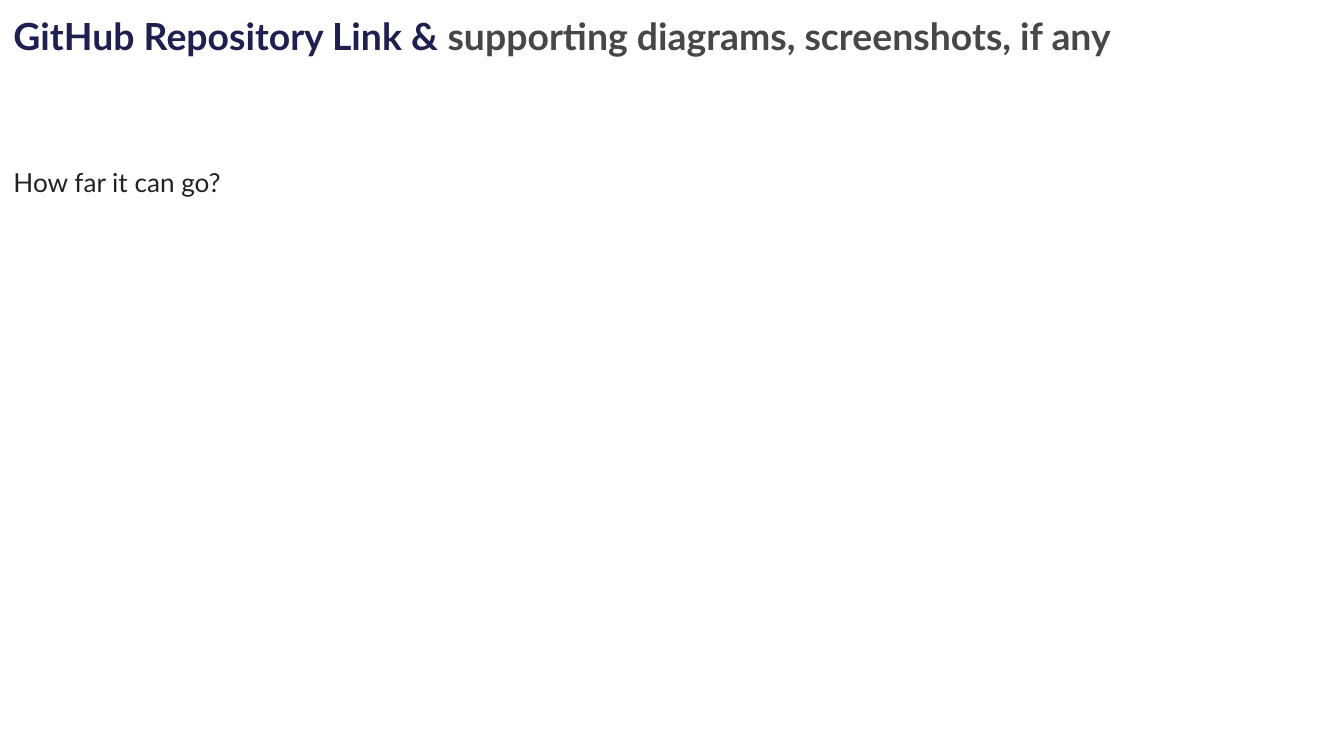
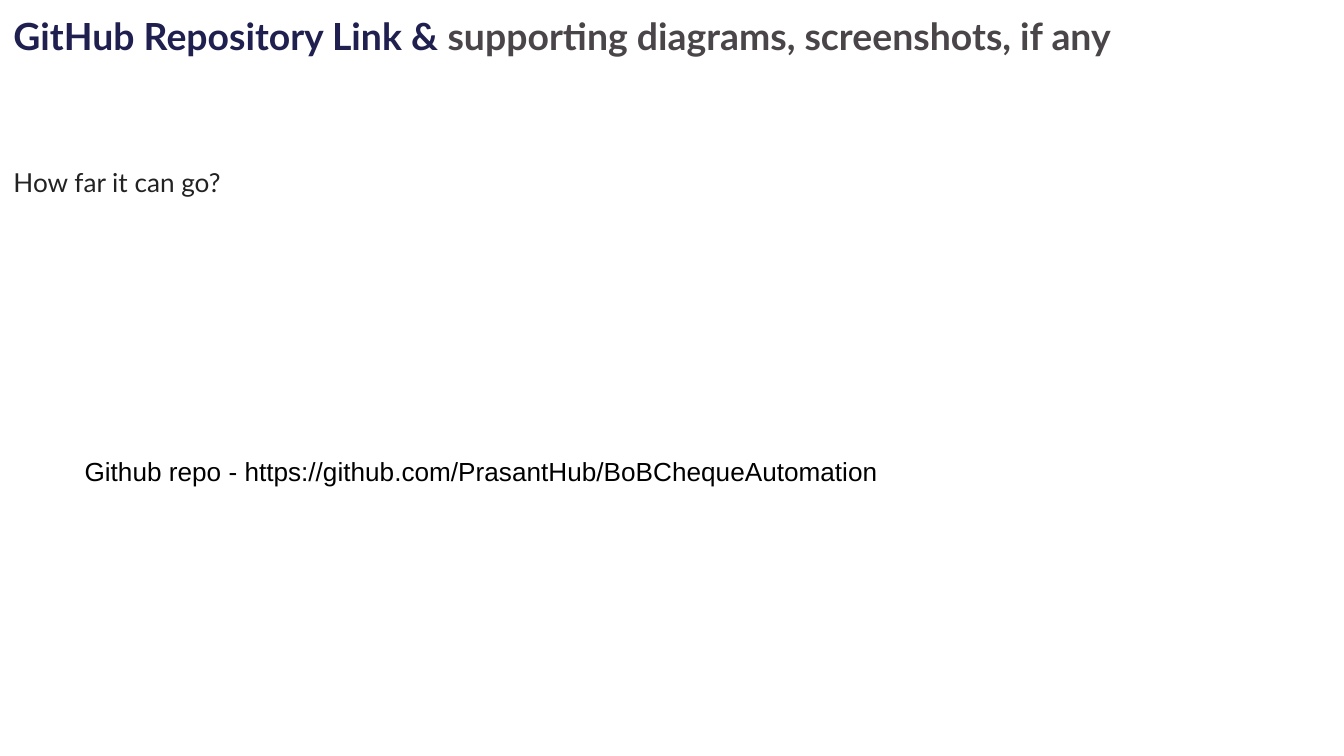
Before and after one commit to PrasantHub/BoBChequeAutomation, a slide deck: slide 14 of BOB_Sample_PPt_Template.pptx (slide 10 before the commit). Drawn at 1344x756 pixels with LibreOffice and Linux fonts; fonts in the diff are those of the drawing; background and template pictures are left out. Boxes give left, top, right and bottom in pixels: in the first picture for what was removed or moved away, otherwise in the second. Text is boxed around its words. In the diff, an @@ line names an element or a change of style, - is before the commit and + after.

```diff
--- a/BOB_Sample_PPt_Template.pptx
+++ b/BOB_Sample_PPt_Template.pptx
@@ text added at [85,462,878,487], 14 pt, text #000000 @@
+Github repo - https://github.com/PrasantHub/BoBChequeAutomation
```
Also in this commit, not shown: 4 other slides changed, 4 slides added.
